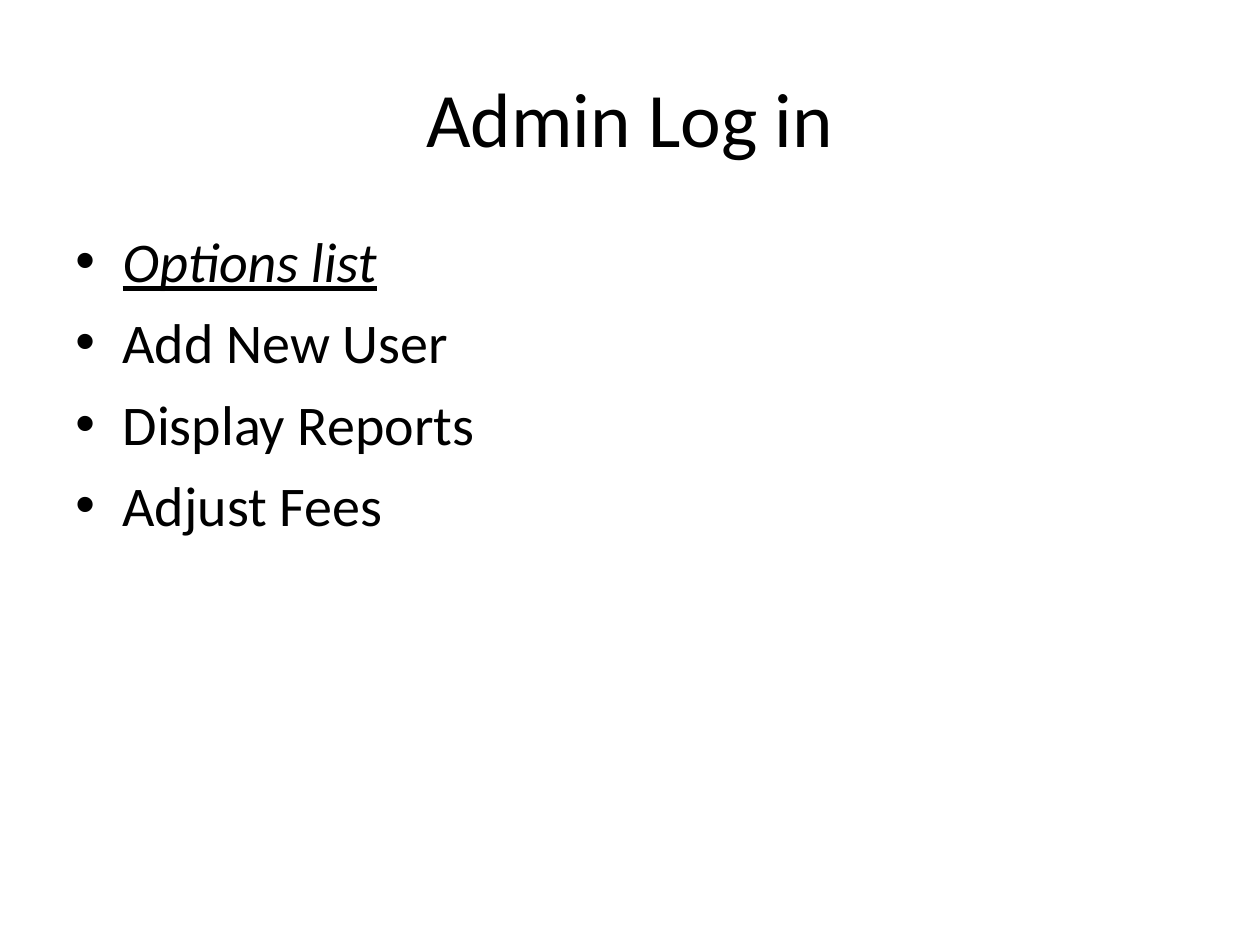
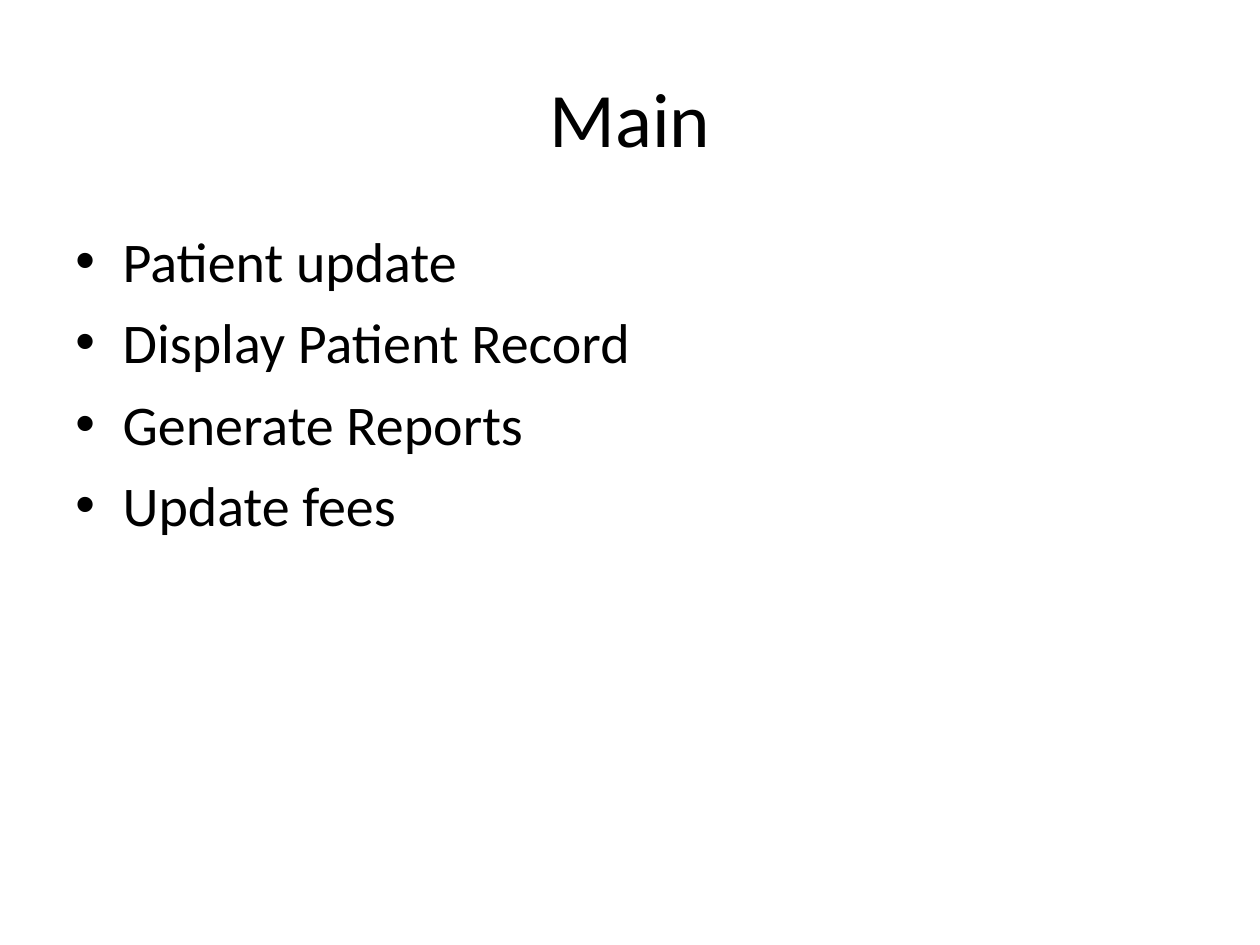
Before and after one commit to jayrulez/mydencen, a slide deck: slide 3 of Docs/project Layout.ppt. Drawn at 1260x945 pixels with LibreOffice and Linux fonts; fonts in the diff are those of the drawing. Boxes give left, top, right and bottom in pixels: in the first picture for what was removed or moved away, otherwise in the second. Text is boxed around its words. In the diff, an @@ line names an element or a change of style, - is before the commit and + after.

```diff
--- a/Docs/project Layout.ppt
+++ b/Docs/project Layout.ppt
@@ title at (549,94,710,148): text changed @@
-Admin Log in
+Main
@@ text at (123,243,629,535): text changed @@
-• Options list
-• Add New User
-• Display Reports
-• Adjust Fees
+• Patient update
+• Display Patient Record
+• Generate Reports
+• Update fees
```
Also in this commit, not shown: 5 other slides changed, 14 slides added, 14 slides removed.
